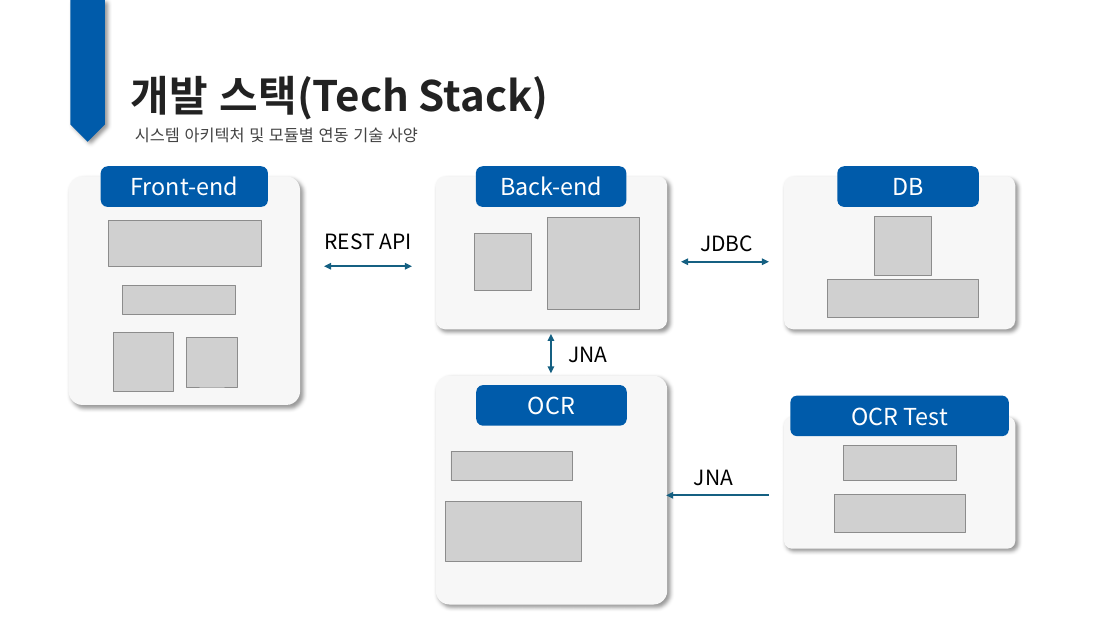
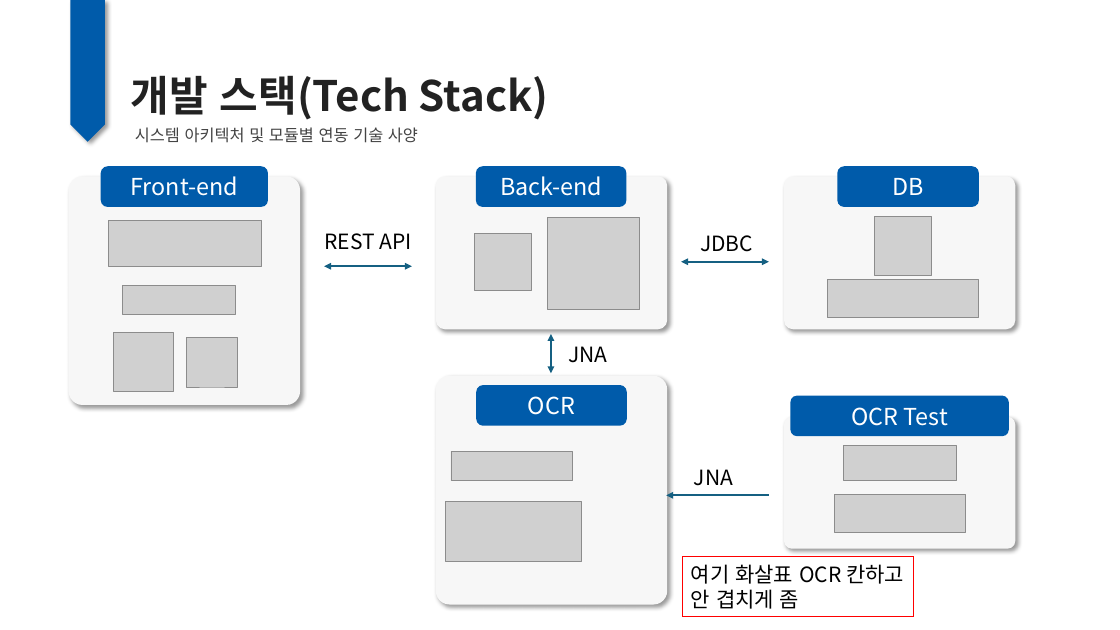
Before and after one commit to DongHyun0521/MBC_middle_project, a slide deck: slide 6 of etc/middle_ppt.pptx. Drawn at 1120x630 pixels with LibreOffice and Linux fonts; fonts in the diff are those of the drawing; grey boxes stand for pictures. Boxes give left, top, right and bottom in pixels: in the first picture for what was removed or moved away, otherwise in the second. Text is boxed around its words. In the diff, an @@ line names an element or a change of style, - is before the commit and + after.

```diff
--- a/etc/middle_ppt.pptx
+++ b/etc/middle_ppt.pptx
@@ rectangle added at <box>683,557,914,617</box>, outline #FF0000 0.75 pt, 18 pt, text #000000 @@
+여기 화살표 OCR 칸하고 안 겹치게 좀
```
Also in this commit, not shown: 4 other slides changed, 1 other file.
